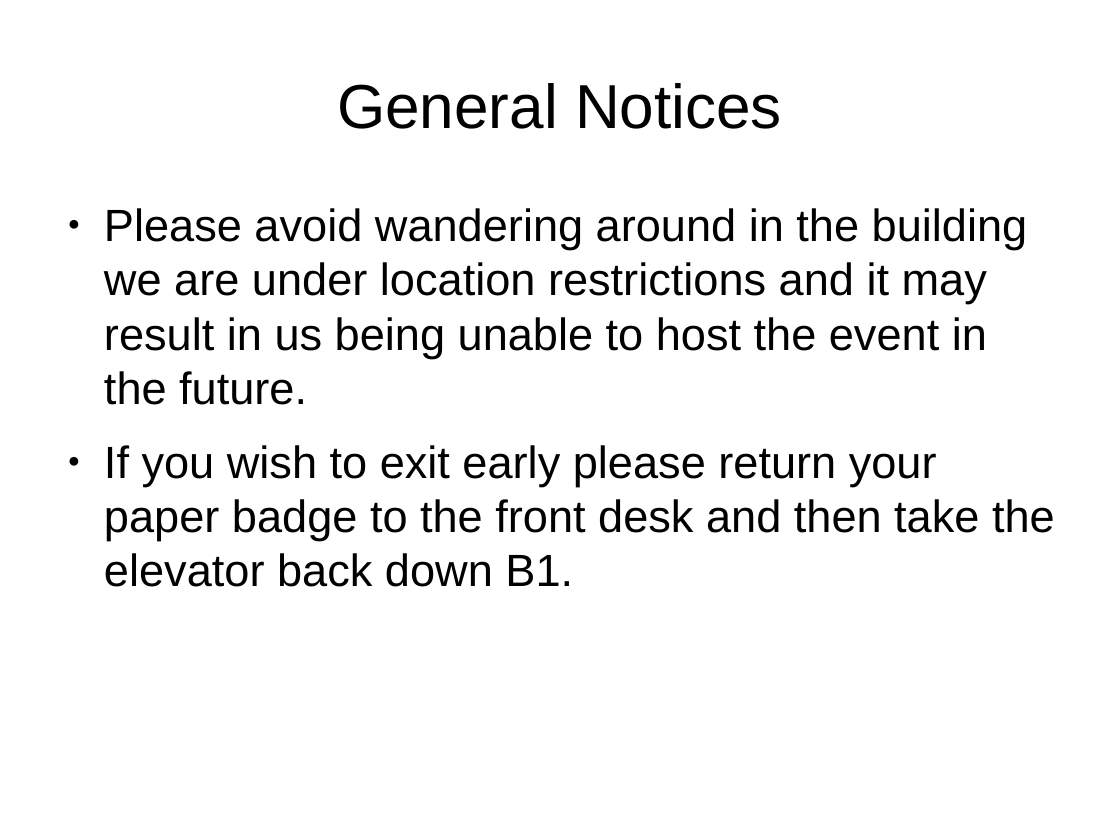
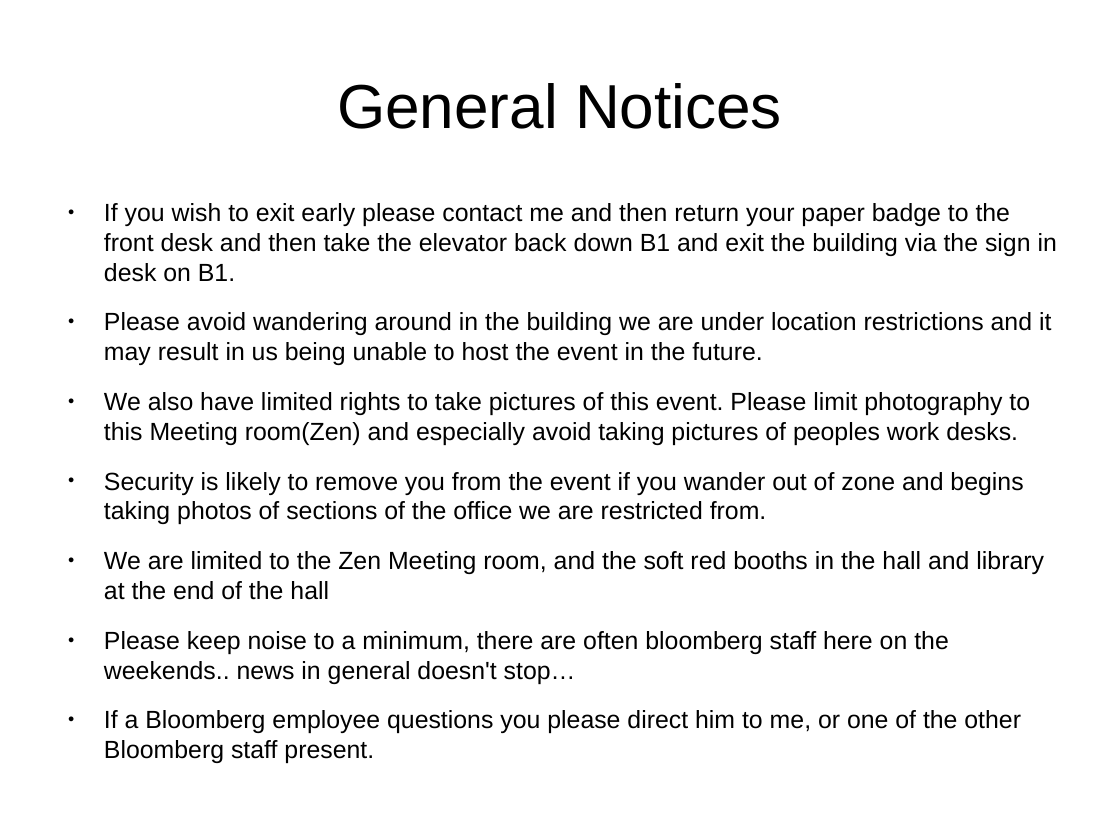
Before and after one commit to ashleysmart/mlgym, a slide deck: slide 2 of tuts/MLGym_Intro.odp. Drawn at 1120x840 pixels with LibreOffice and Linux fonts; fonts in the diff are those of the drawing. Boxes give left, top, right and bottom in pixels: in the first picture for what was removed or moved away, otherwise in the second. Text is boxed around its words. In the diff, an @@ line names an element or a change of style, - is before the commit and + after.

```diff
--- a/tuts/MLGym_Intro.odp
+++ b/tuts/MLGym_Intro.odp
@@ text at [104,203,1057,282]: paragraph added @@
+● If you wish to exit early please contact me and then return your paper badge to the front desk and then take the elevator back down B1 and exit the building via the sign in desk on B1.
@@ text at [104,312,1051,365]: size 32 to 17.6 pt in "Please avoid wandering around in the building ..." @@
@@ text at [104,392,1044,763]: text changed; size 32 to 17.6 pt @@
-● If you wish to exit early please return your paper badge to the front desk and then take the elevator back down B1.
+● We also have limited rights to take pictures of this event. Please limit photography to this Meeting room(Zen) and especially avoid taking pictures of peoples work desks.
+● Security is likely to remove you from the event if you wander out of zone and begins taking photos of sections of the office we are restricted from.
+● We are limited to the Zen Meeting room, and the soft red booths in the hall and library at the end of the hall
+● Please keep noise to a minimum, there are often bloomberg staff here on the weekends.. news in general doesn't stop…
+● If a Bloomberg employee questions you please direct him to me, or one of the other Bloomberg staff present.
```
Also in this commit, not shown: 2 other slides changed, 1 slide added, 1 slide removed, 3 other files.
